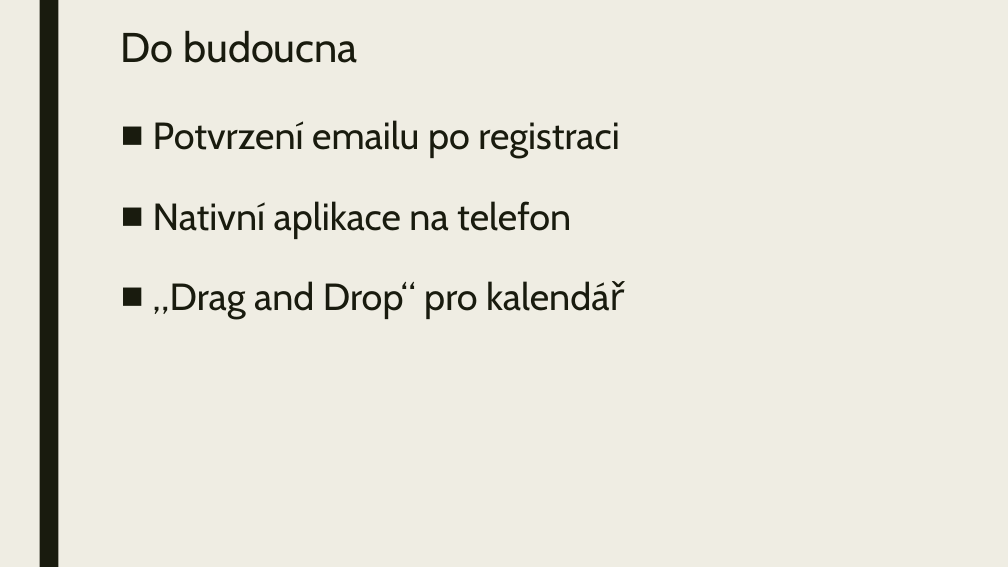
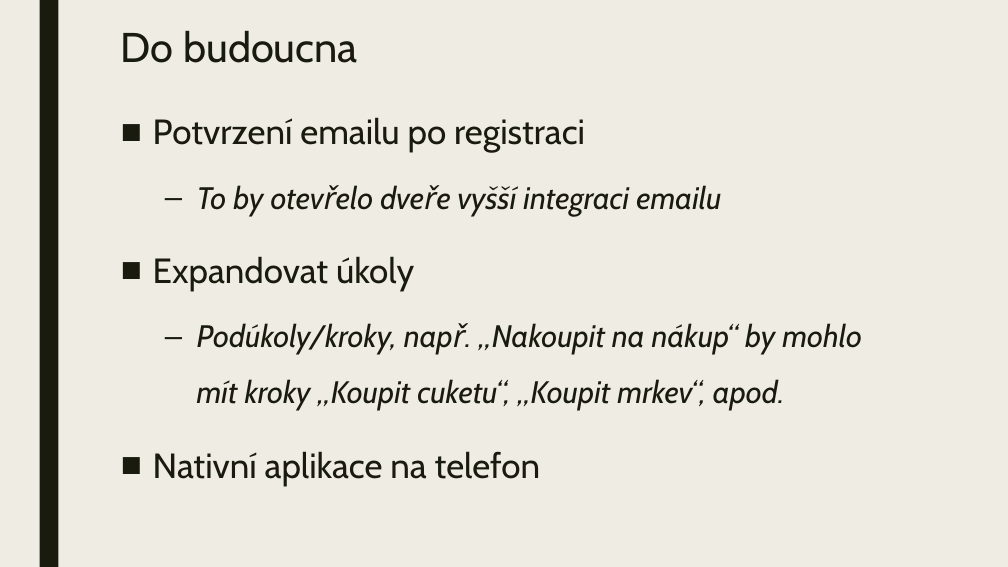
Before and after one commit to Aidam7/DuDat-Docs, a slide deck: slide 23 of Prezentace/Obhajoba.pptx (slide 8 before the commit). Drawn at 1008x567 pixels with LibreOffice and Linux fonts; fonts in the diff are those of the drawing. Boxes give left, top, right and bottom in pixels: in the first picture for what was removed or moved away, otherwise in the second. Text is boxed around its words. In the diff, an @@ line names an element or a change of style, - is before the commit and + after.

```diff
--- a/Prezentace/Obhajoba.pptx
+++ b/Prezentace/Obhajoba.pptx
@@ text at [153,117,585,486]: size 36 to 33.3 pt in "Potvrzení emailu po registraci", "Nativní aplikace na telefon" @@
@@ text at [153,185,862,411]: paragraphs added @@
+  – To by otevřelo dveře vyšší integraci emailu
+■ Expandovat úkoly
+  – Podúkoly/kroky, např. „Nakoupit na nákup“ by mohlo mít kroky „Koupit cuketu“, „Koupit mrkev“, apod.
@@ text at [153,281,625,319]: paragraph removed @@
-■ „Drag and Drop“ pro kalendář
```
Also in this commit, not shown: 5 other slides changed, 17 slides added, 5 slides removed.
